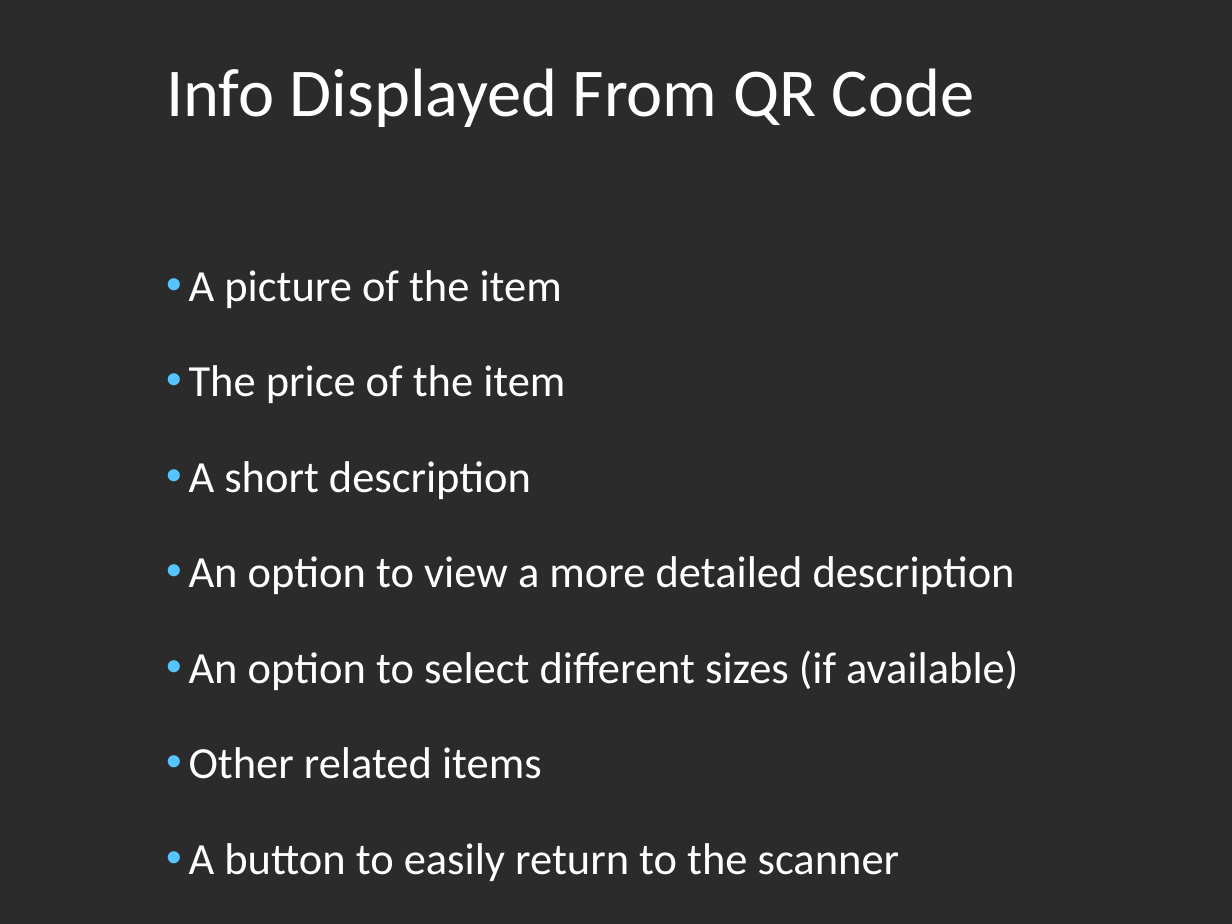
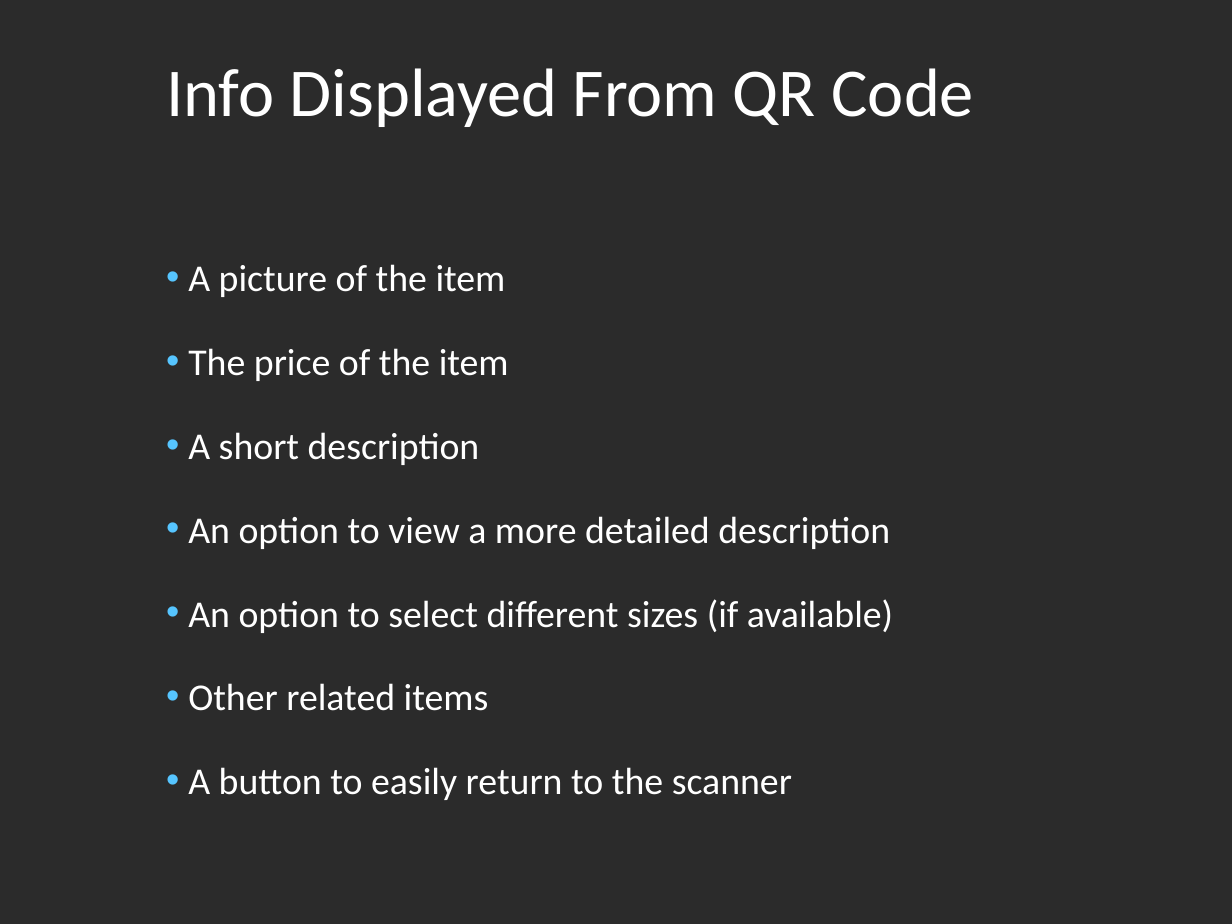
Before and after one commit to rhubrightj/CSCI480-Project-TheBrogrammers, a slide deck: slide 5 of Presentation.ppt. Drawn at 1232x924 pixels with LibreOffice and Linux fonts; fonts in the diff are those of the drawing; background and template pictures are left out; a plain dark background stands for a picture behind light text. Boxes give left, top, right and bottom in pixels: in the first picture for what was removed or moved away, otherwise in the second. Text is boxed around its words. In the diff, an @@ line names an element or a change of style, - is before the commit and + after.

Commit message:
Updated all the other files (the non-Website files). MR

```diff
--- a/Presentation.ppt
+++ b/Presentation.ppt
@@ text "A picture of the item" at (188,264,893,800): size 26 to 22.1 pt; line spacing 0.9 to 0.8 @@
```
Also in this commit, not shown: 4 other slides changed, 8 slides added, 53 other files.
